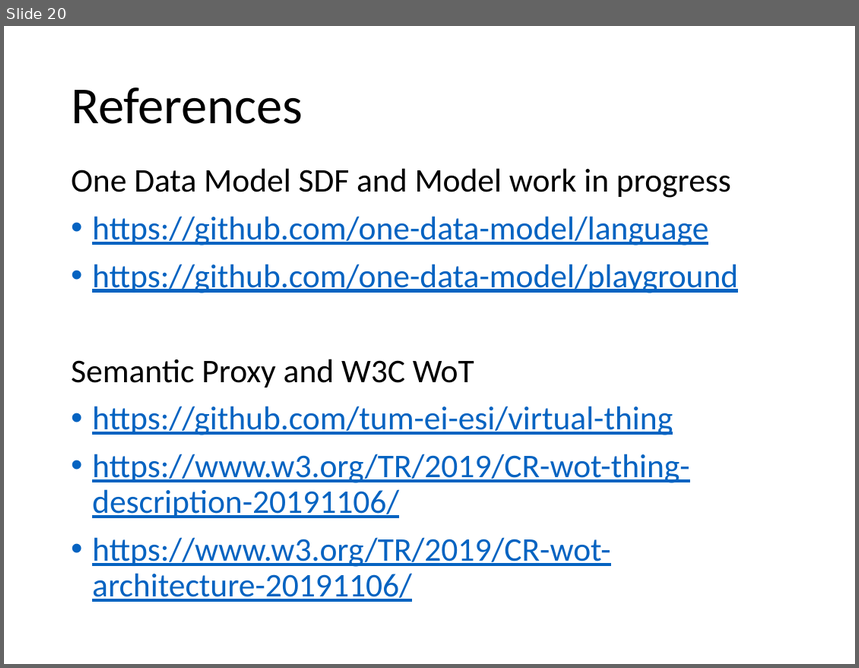
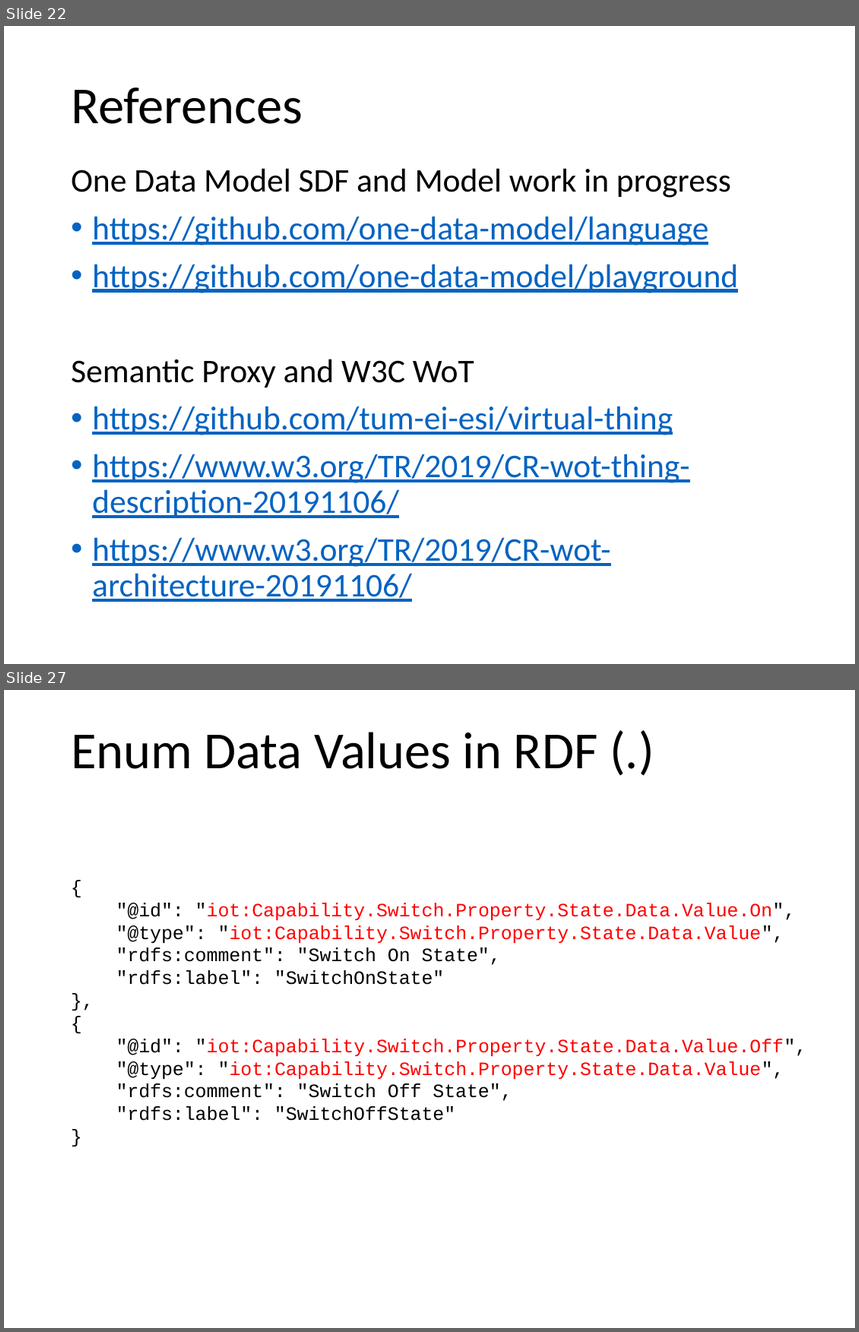
Before and after one commit to t2trg/wishi, a slide deck: slides/ietf106/SemanticProxy.pptx. Shown one above the other, each under a label of ours: slide 20 before the commit, slides 22 and 27 after it; the slides between them are not shown. The pictures are 859x668 and 859x1332 pixels, drawn with LibreOffice and Linux fonts; fonts in the diff are those of the drawing. Boxes give left, top, right and bottom in pixels: in the first picture for what was removed or moved away, otherwise in the second. Text is boxed around its words. In the diff, an @@ line names an element or a change of style, - is before the commit and + after.

```diff
--- a/slides/ietf106/SemanticProxy.pptx
+++ b/slides/ietf106/SemanticProxy.pptx
@@ slide 27 added at bbox=[4, 690, 855, 1328], background #FFFFFF @@
@@ title added at bbox=[71, 732, 598, 769], 44 pt, text #000000 @@
+Enum Data Values in RDF (.)
@@ text added at bbox=[116, 903, 807, 1121], 16 pt, text #FF0000 @@
+{
+"@id": "iot:Capability.Switch.Property.State.Data.Value.On",
+"@type": "iot:Capability.Switch.Property.State.Data.Value",
+"rdfs:comment": "Switch On State",
+"rdfs:label": "SwitchOnState"
+},
+{
+"@id": "iot:Capability.Switch.Property.State.Data.Value.Off",
+"@type": "iot:Capability.Switch.Property.State.Data.Value",
+"rdfs:comment": "Switch Off State",
+"rdfs:label": "SwitchOffState"
+}
@@ what was slide 20 is now slide 22 @@
```
Also in this commit, not shown: 3 slides changed, 6 other slides added, 1 other file.
